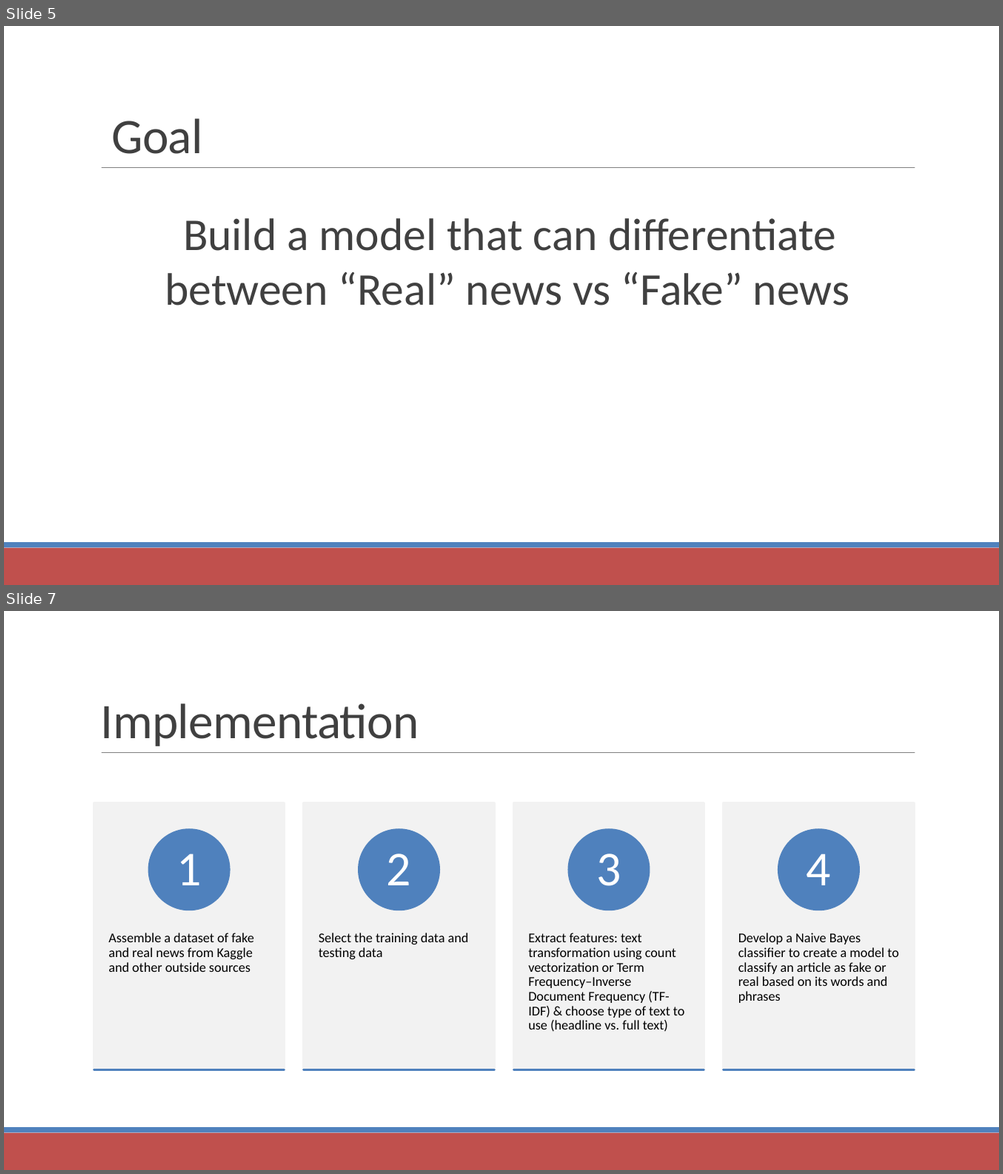
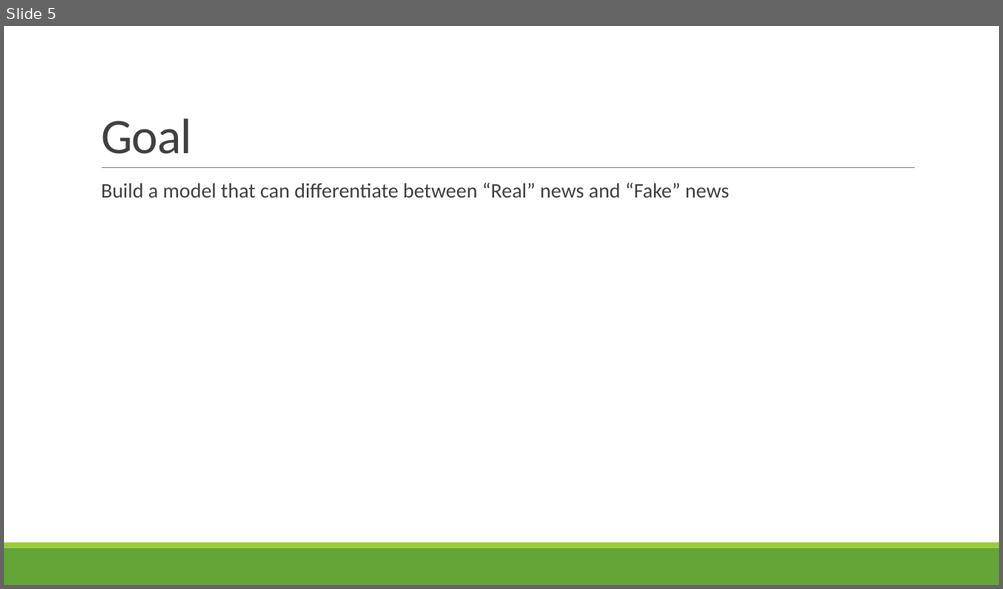
Before and after one commit to LinghanX/Project_Veritas, a slide deck: presentations/FakeNews_Final.pptx. Shown one above the other, each under a label of ours: slides 5 and 7 before the commit, slide 5 after it; the slides between them are not shown. The pictures are 1003x1174 and 1003x589 pixels, drawn with LibreOffice and Linux fonts; fonts in the diff are those of the drawing. Boxes give left, top, right and bottom in pixels: in the first picture for what was removed or moved away, otherwise in the second. Text is boxed around its words. In the diff, an @@ line names an element or a change of style, - is before the commit and + after.

```diff
--- a/presentations/FakeNews_Final.pptx
+++ b/presentations/FakeNews_Final.pptx
@@ slide 7 removed at (4,611,999,1170), background #FFFFFF; not listed: 3 template elements that a slide beside it also shows @@
@@ text removed at (101,703,419,746) @@
-Implementation
@@ rectangle removed at (94,803,284,1071) @@
-Assemble a dataset of fake and real news from Kaggle and other outside sources
@@ rectangle removed at (304,803,495,1071) @@
-Select the training data and testing data
@@ rectangle removed at (514,803,705,1071) @@
-Extract features: text transformation using count vectorization or Term Frequency–Inverse Document Frequency (TF-IDF) & choose type of text to use (headline vs. full text)
@@ rectangle removed at (723,803,914,1071) @@
-Develop a Naive Bayes classifier to create a model to classify an article as fake or real based on its words and phrases
@@ ellipse removed at (149,829,228,909) @@
-1
@@ ellipse removed at (359,829,439,909) @@
-2
@@ ellipse removed at (569,829,649,909) @@
-3
@@ ellipse removed at (779,829,858,909) @@
-4
@@ rectangle removed at (94,1070,284,1070) @@
@@ rectangle removed at (304,1070,495,1070) @@
@@ rectangle removed at (514,1070,705,1070) @@
@@ rectangle removed at (723,1070,914,1070) @@
@@ slide 5 changed as well @@
@@ title "Goal": place and size @@
-title "Goal" at (111,118,202,154)
+title "Goal" at (101,118,192,154)
@@ text at (101,183,728,198): text changed; size 44 to 20 pt @@
-  Build a model that can differentiate between “Real” news vs “Fake” news
+  Build a model that can differentiate between “Real” news and “Fake” news
@@ rectangle at (4,548,999,585): fill #C0504D to #63A537 @@
@@ rectangle at (4,543,999,548): fill #4F81BD to #99CB38 @@
```
Also in this commit, not shown: 2 other slides changed, 6 slides added, 5 other slides removed, 4 other files.
